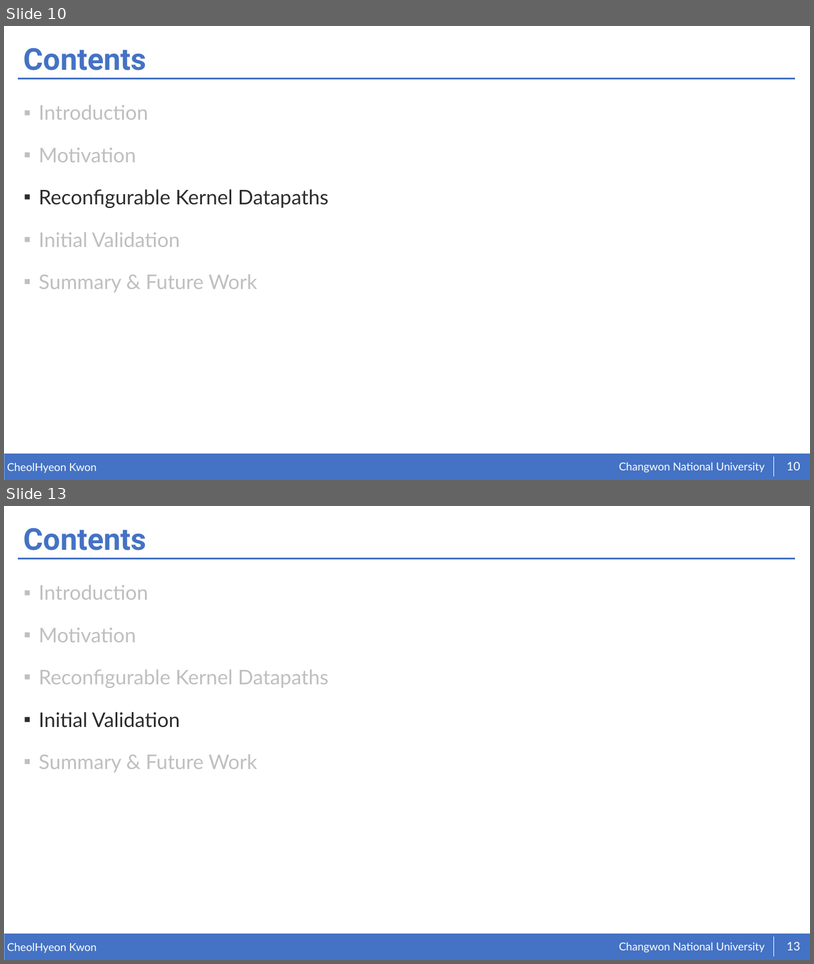
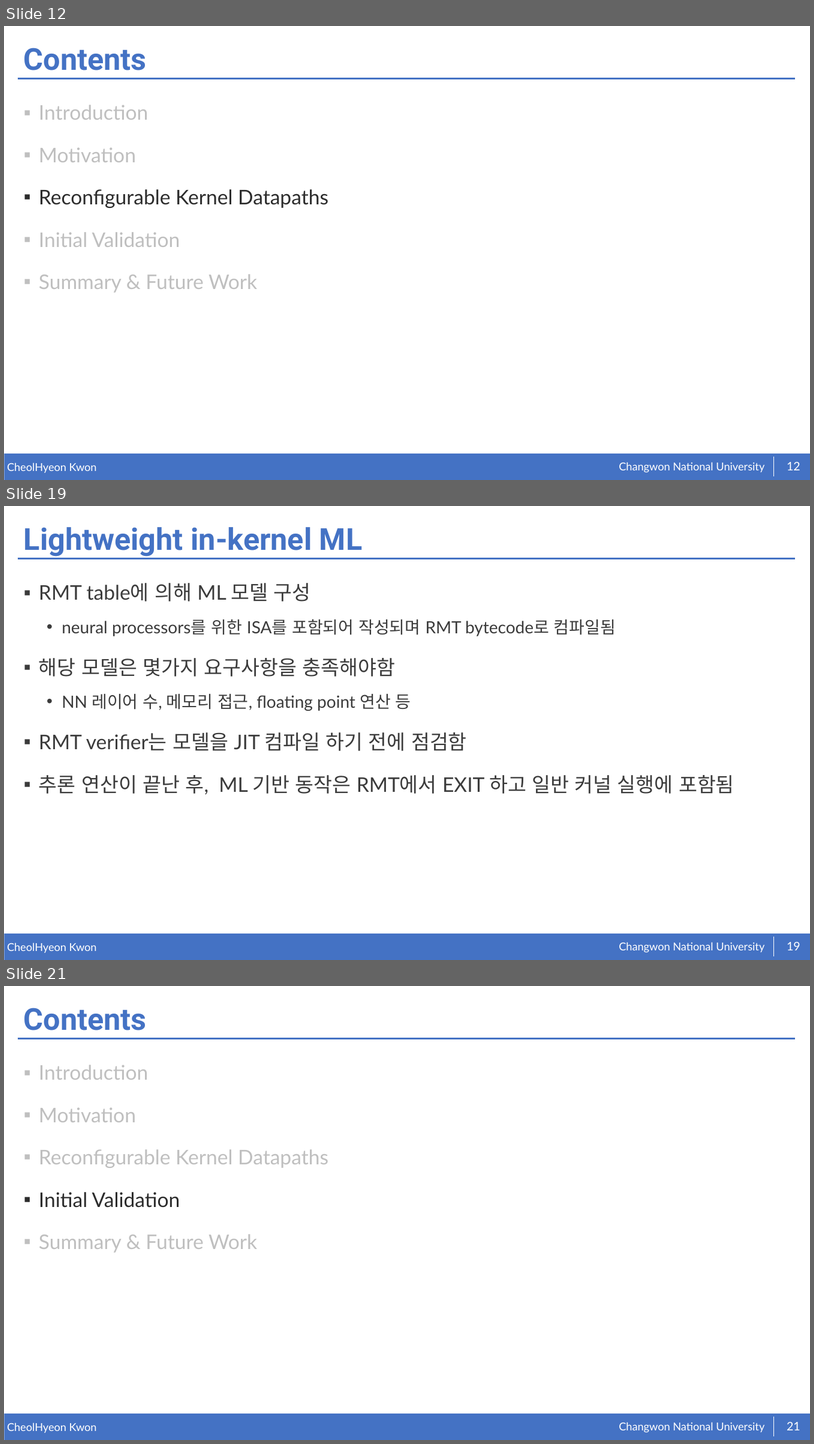
Before and after one commit to kkcchh9999/Studied_in_NOSLab, a slide deck: presentation/Toward Reconfigurable Kernel Datapaths with Learned Optimizations.pptx. Shown one above the other, each under a label of ours: slides 10 and 13 before the commit, slides 12, 19 and 21 after it; the slides between them are not shown. The pictures are 814x964 and 814x1444 pixels, drawn with LibreOffice and Linux fonts; fonts in the diff are those of the drawing. Boxes give left, top, right and bottom in pixels: in the first picture for what was removed or moved away, otherwise in the second. Text is boxed around its words. In the diff, an @@ line names an element or a change of style, - is before the commit and + after.

```diff
--- a/presentation/Toward Reconfigurable Kernel Datapaths with Learned Optimizations.pptx
+++ b/presentation/Toward Reconfigurable Kernel Datapaths with Learned Optimizations.pptx
@@ slide 19 added at [4,506,810,960], background #FFFFFF; not listed: 5 template elements that a slide beside it also shows @@
@@ title added at [24,527,362,556], 36 pt, text #4472C4, bold @@
+Lightweight in-kernel ML
@@ text added at [39,583,735,795], 24 pt, text #3B3B3B @@
+▪ RMT table에 의해 ML 모델 구성
+  • neural processors를 위한 ISA를 포함되어 작성되며 RMT bytecode로 컴파일됨
+▪ 해당 모델은 몇가지 요구사항을 충족해야함
+  • NN 레이어 수, 메모리 접근, floating point 연산 등
+▪ RMT verifier는 모델을 JIT 컴파일 하기 전에 점검함
+▪ 추론 연산이 끝난 후, ML 기반 동작은 RMT에서 EXIT 하고 일반 커널 실행에 포함됨
@@ page number added at [787,942,801,950], 14 pt, text #FFFFFF @@
+19
@@ what was slide 10 is now slide 12 @@
@@ page number at [787,462,801,470]: text changed @@
-10
+12
@@ what was slide 13 is now slide 21 @@
@@ page number at [787,1422,801,1430]: text changed @@
-13
+21
```
Also in this commit, not shown: 10 slides changed, 7 other slides added.
